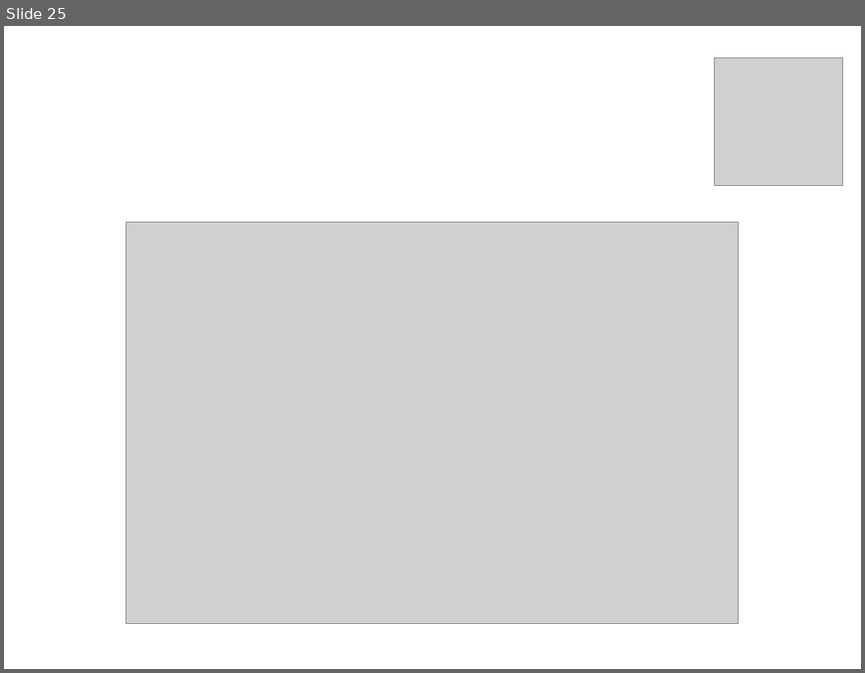
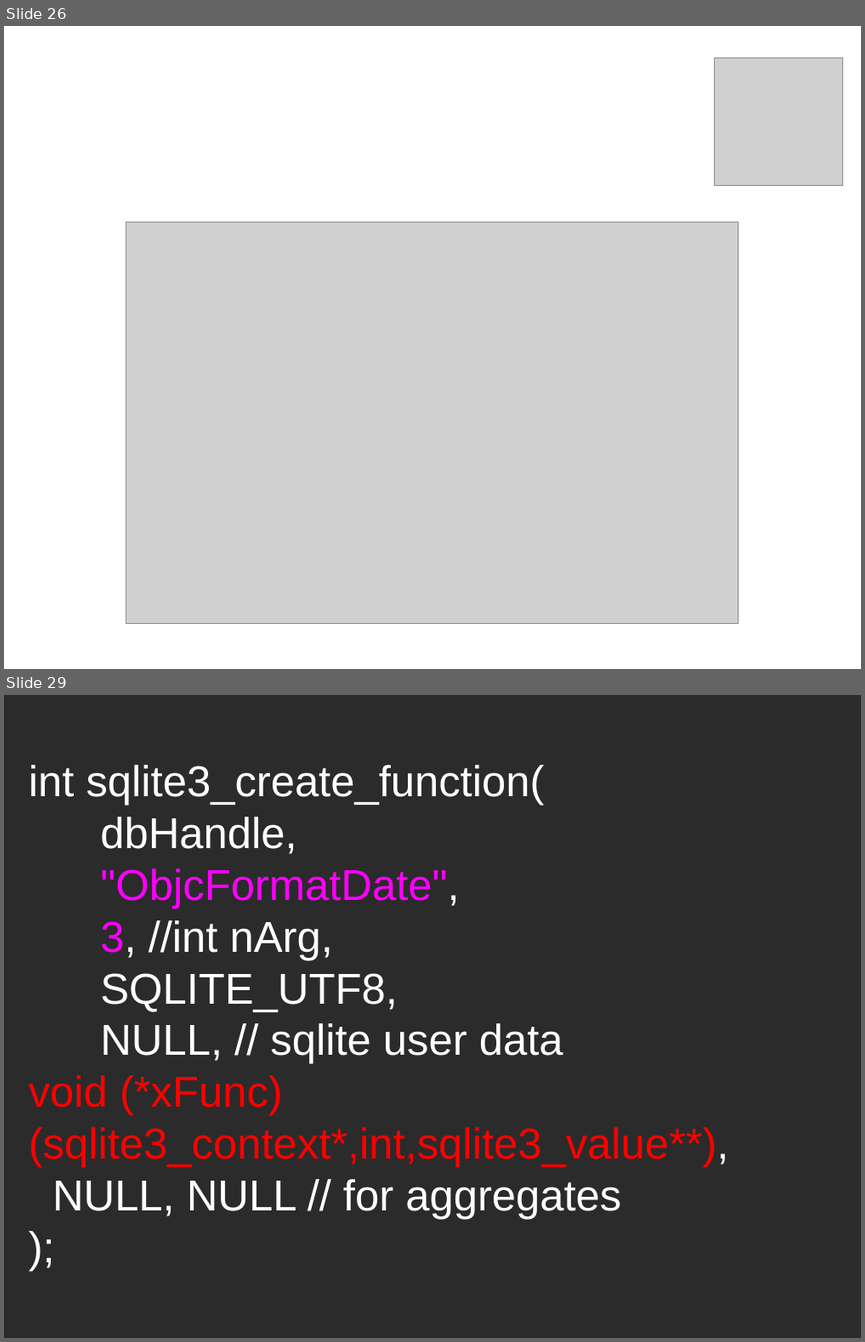
Before and after one commit to dodikk/ESLocale, a slide deck: article/slides/CalendarSqlite.odp. Shown one above the other, each under a label of ours: slide 25 before the commit, slides 26 and 29 after it; the slides between them are not shown. The pictures are 865x673 and 865x1342 pixels, drawn with LibreOffice and Linux fonts; fonts in the diff are those of the drawing; grey boxes stand for pictures; background and template pictures are left out; a plain dark background stands for a picture behind light text. Boxes give left, top, right and bottom in pixels: in the first picture for what was removed or moved away, otherwise in the second. Text is boxed around its words. In the diff, an @@ line names an element or a change of style, - is before the commit and + after.

Commit message:
Added custom sqlite function slides

```diff
--- a/article/slides/CalendarSqlite.odp
+++ b/article/slides/CalendarSqlite.odp
@@ slide 29 added at [4, 695, 861, 1338], background picture (left out) @@
@@ text added at [29, 765, 729, 1219], 40 pt, text #FFFFFF @@
+int sqlite3_create_function(
+dbHandle,
+"ObjcFormatDate",
+3, //int nArg,
+SQLITE_UTF8,
+NULL, // sqlite user data
+void (*xFunc)(sqlite3_context*,int,sqlite3_value**),
+NULL, NULL // for aggregates
+);
@@ what was slide 25 is now slide 26 @@
```
Also in this commit, not shown: 7 other slides added, 2 slides removed, 1 other file.
